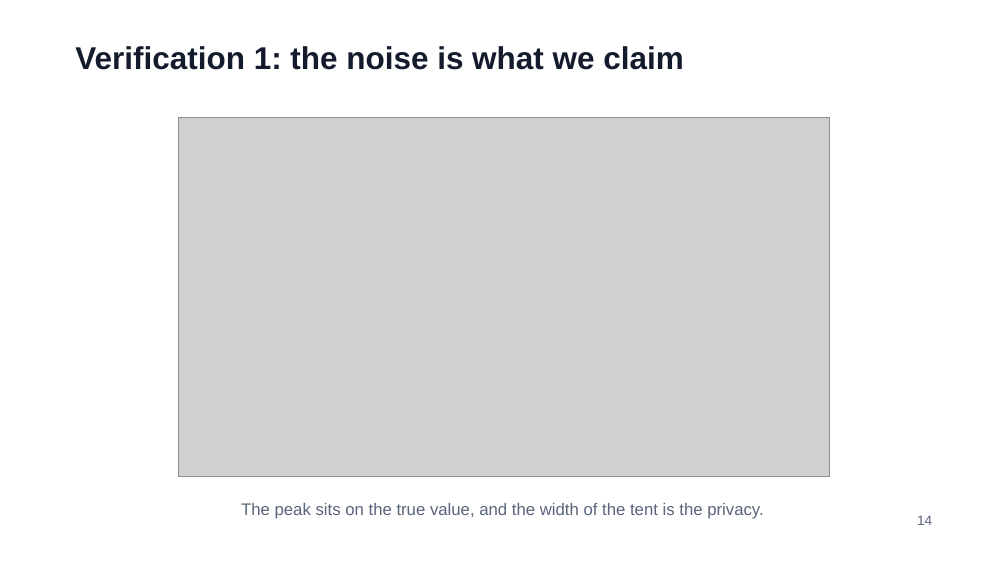
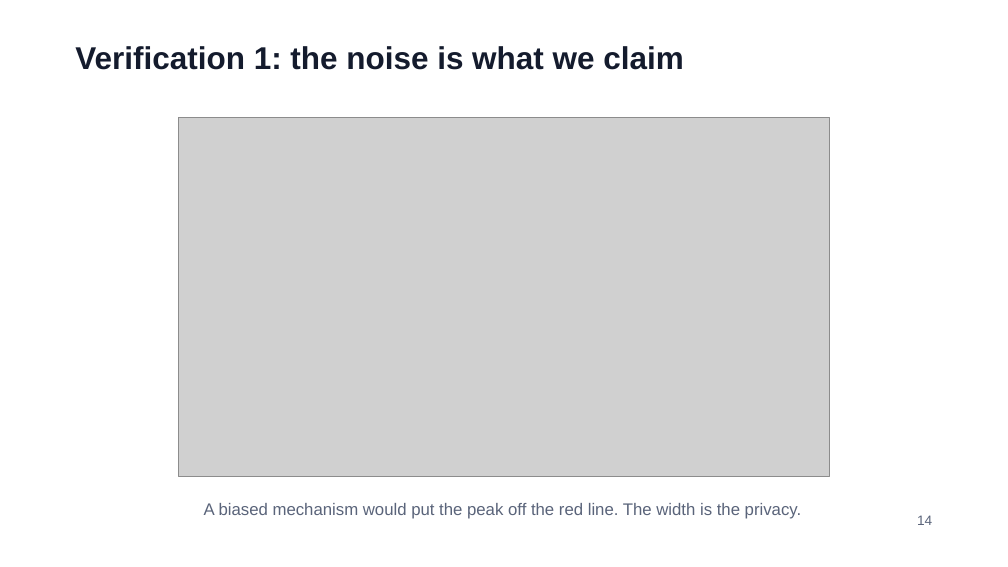
Before and after one commit to jzonthemtn/ldp-for-search, a slide deck: slide 14 of ldp_for_search_slides.pptx. Drawn at 1008x567 pixels with LibreOffice and Linux fonts; fonts in the diff are those of the drawing; grey boxes stand for pictures. Boxes give left, top, right and bottom in pixels: in the first picture for what was removed or moved away, otherwise in the second. Text is boxed around its words. In the diff, an @@ line names an element or a change of style, - is before the commit and + after.

```diff
--- a/ldp_for_search_slides.pptx
+++ b/ldp_for_search_slides.pptx
@@ text at (204, 503, 801, 519): text changed @@
-The peak sits on the true value, and the width of the tent is the privacy.
+A biased mechanism would put the peak off the red line. The width is the privacy.
```
Also in this commit, not shown: 9 other slides changed, 2 slides added, 2 slides removed, 8 other files.
